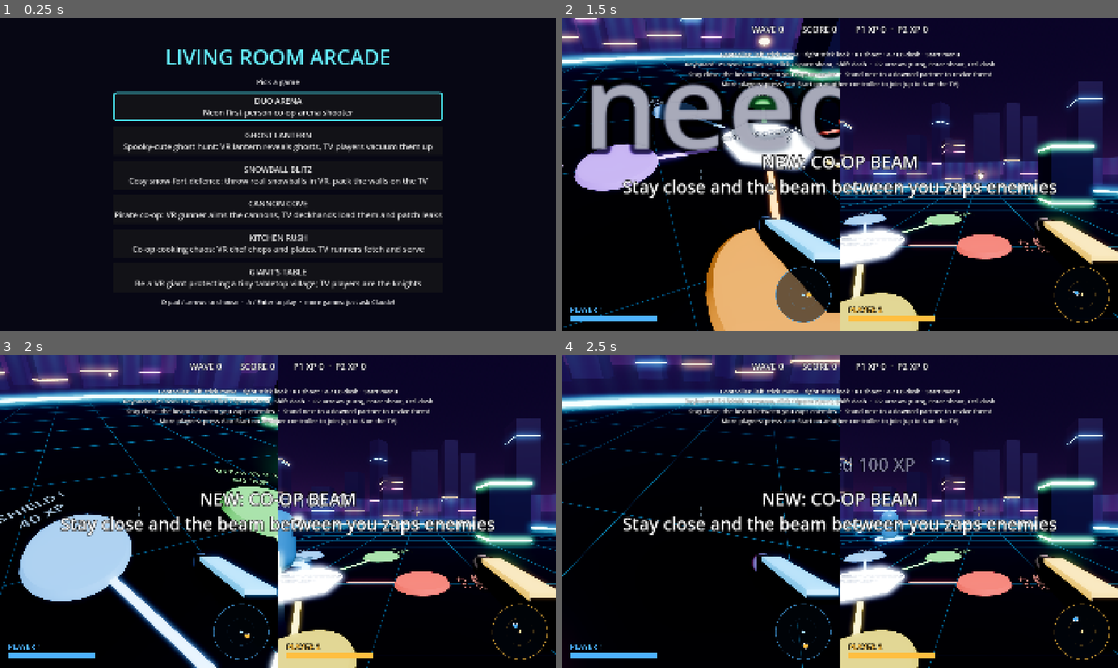
Above: before the commit, frames 1-4 (two rows, left to right).
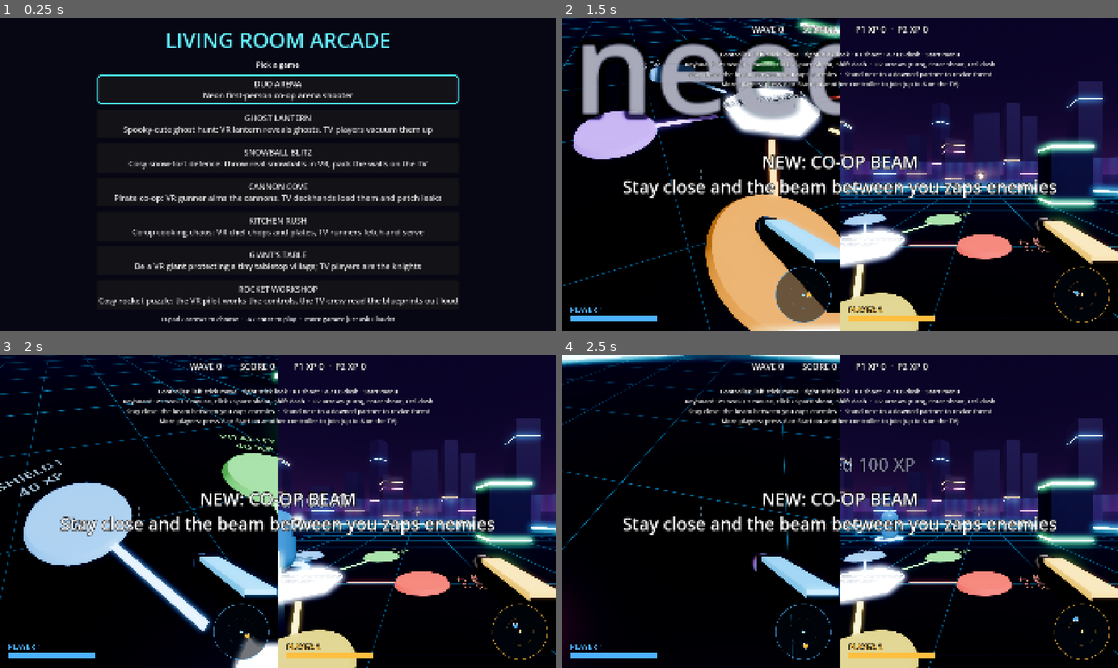
Above: after the commit, the same moments.

Repository: SimonBiggs/claude-code-steam-frame-coop
Game: Godot game, scene res://arcade.tscn
The game is run twice, just before and just after one commit, with the same random seed, the same clock (stepped at 60 frames per second) and the same inputs.
Inputs (mouse positions are in pixels of both pictures, inside the frame that each line leads up to):
- Up to frame 1 (0.25 s): no input
- Up to frame 2 (1.5 s): click "DUO ARENA Neon first-person c…" at 0.5 s; tap Enter at 1.25 s; move the mouse to (867, 174) at 1.27 s; hold W from 1.28 s (still down); hold Enter from 1.28 s (still down); click (867, 174) at 1.42 s
- Up to frame 3 (2 s): keep holding W; keep holding Enter; tap Space at 1.52, 1.82 s
- Up to frame 4 (2.5 s): keep holding W; move the mouse to (812, 511) at 2.02 s; release Enter at 2.03 s; tap Shift at 2.1 s; tap Space at 2.27 s

The runs differ from the first frame. In frame 1, 14% of the frame differs, in the area x 17-83%, y 4-98%; in frame 2, 23%, in the area x 0-50%, y 0-100%; in frame 3, 19%; in frame 4, 9.8%.

Commit message:
New game: Rocket Workshop (talk-it-through co-op puzzle)
Co-Authored-By: Claude Opus 5.5 <noreply@anthropic.com>

Diff:
--- a/arcade/arcade.gd
+++ b/arcade/arcade.gd
@@ -18,6 +18,8 @@
 		"blurb": "Co-op cooking chaos: VR chef chops and plates, TV runners fetch and serve"},
 	{"id": "giants_table", "name": "GIANT'S TABLE", "scene": "res://games/giants_table/main.tscn",
 		"blurb": "Be a VR giant protecting a tiny tabletop village; TV players are the knights"},
+	{"id": "rocket_workshop", "name": "ROCKET WORKSHOP", "scene": "res://games/rocket_workshop/main.tscn",
+		"blurb": "Cosy rocket puzzle: the VR pilot works the controls, the TV crew read the blueprints out loud"},
 ]
 const VrText := preload("res://core/vr_text.gd")
 const DEFAULT_PORT := 7777
